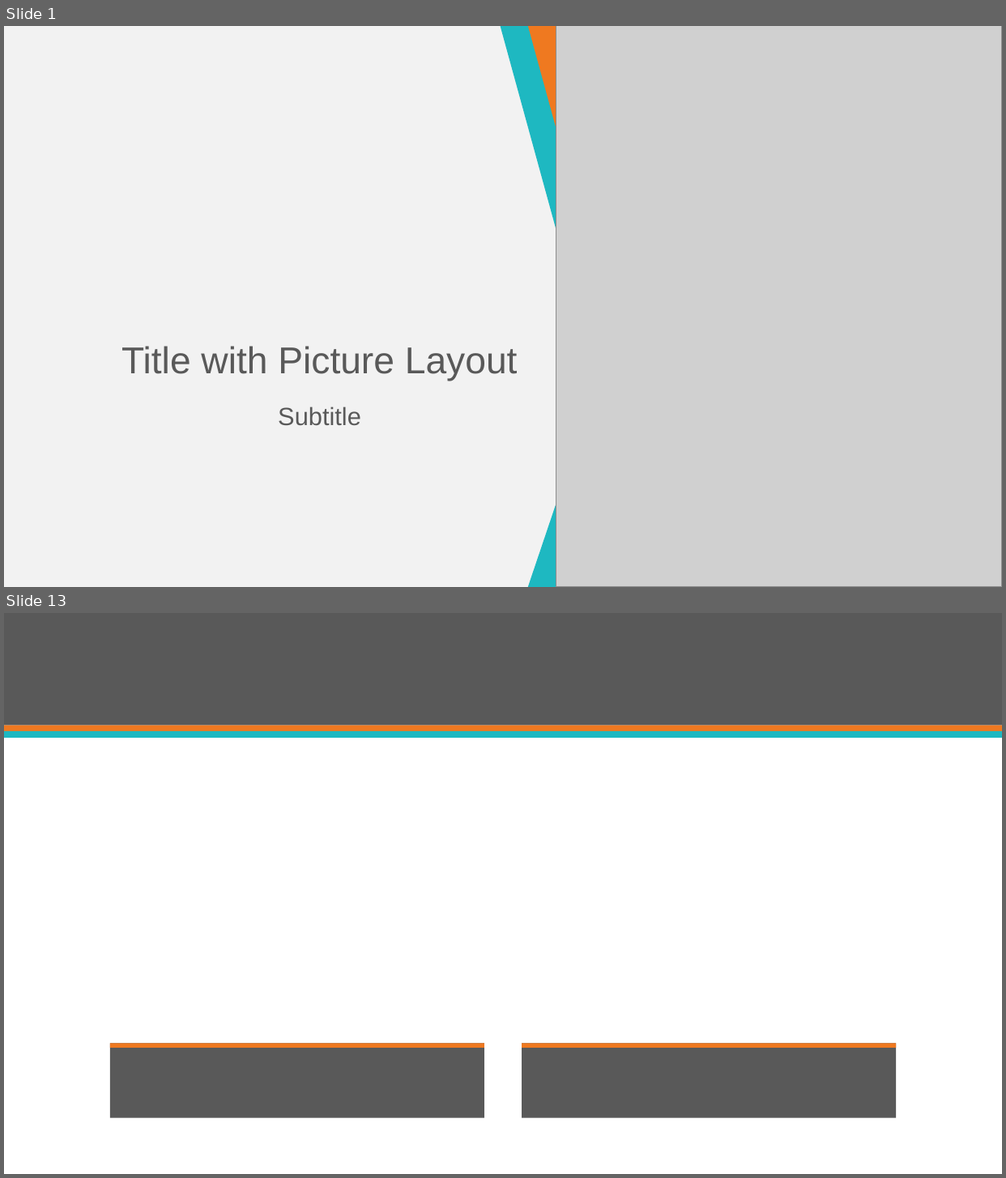
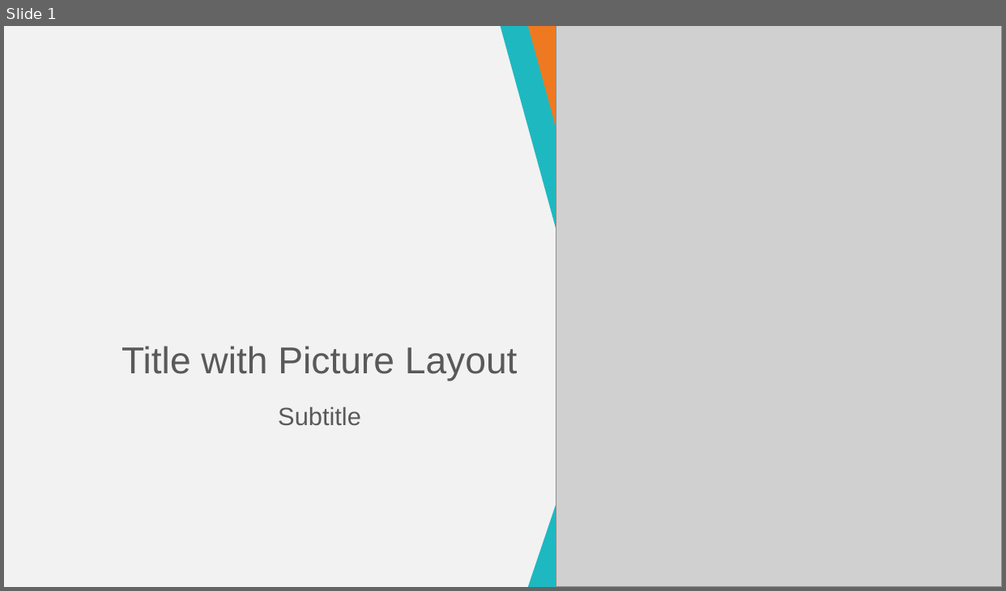
Before and after one commit to jeffryang24/RouterMaya, a slide deck: PPT/Template/Tabloid Router Maya.potx. Shown one above the other, each under a label of ours: slides 1 and 13 before the commit, slide 1 after it; the slides between them are not shown. The pictures are 1006x1178 and 1006x591 pixels, drawn with LibreOffice and Linux fonts; fonts in the diff are those of the drawing; grey boxes stand for pictures; background and template pictures are left out. Boxes give left, top, right and bottom in pixels: in the first picture for what was removed or moved away, otherwise in the second. Text is boxed around its words. In the diff, an @@ line names an element or a change of style, - is before the commit and + after.

```diff
--- a/PPT/Template/Tabloid Router Maya.potx
+++ b/PPT/Template/Tabloid Router Maya.potx
@@ slide 13 removed at [4,613,1002,1174], background picture (left out) @@
@@ rectangle removed at [4,613,1002,726] @@
@@ rectangle removed at [4,726,1002,732] @@
@@ rectangle removed at [4,731,1002,738] @@
@@ rectangle removed at [110,1043,484,1118] @@
@@ rectangle removed at [110,1043,484,1048] @@
@@ rectangle removed at [522,1043,897,1118] @@
@@ rectangle removed at [522,1043,897,1048] @@
```
Also in this commit, not shown: 4 slides changed, 6 slides added, 5 other slides removed.
